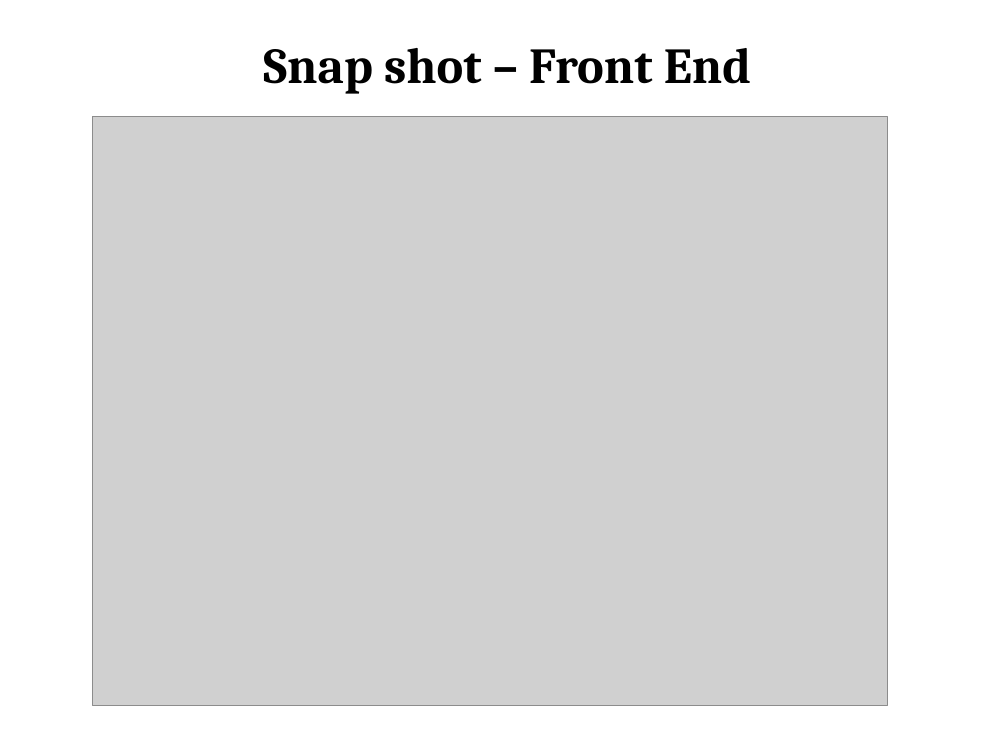
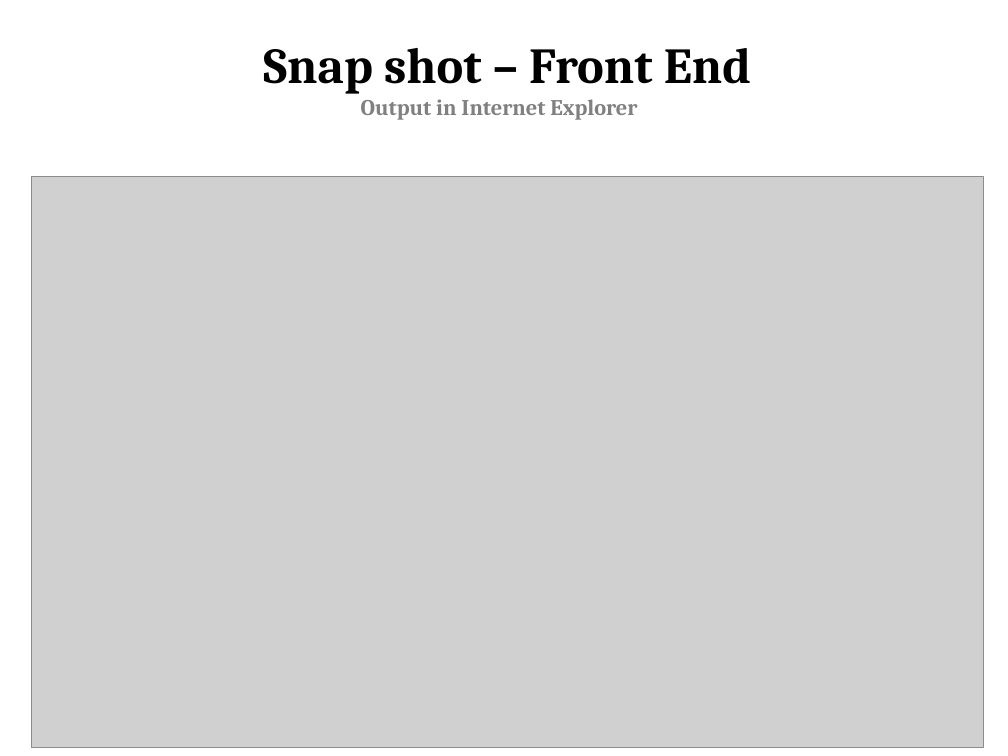
Before and after one commit to Shanmugaks/DTA, a slide deck: slide 12 of Documents/Shanmuga_Assignment.pptx (slide 11 before the commit). Drawn at 1008x756 pixels with LibreOffice and Linux fonts; fonts in the diff are those of the drawing; grey boxes stand for pictures. Boxes give left, top, right and bottom in pixels: in the first picture for what was removed or moved away, otherwise in the second. Text is boxed around its words. In the diff, an @@ line names an element or a change of style, - is before the commit and + after.

```diff
--- a/Documents/Shanmuga_Assignment.pptx
+++ b/Documents/Shanmuga_Assignment.pptx
@@ text added at (361,99,637,120), 16 pt, text #808080, bold @@
+Output in Internet Explorer
@@ picture: place and size @@
-picture at (93,117,888,706)
+picture at (31,176,983,748)
```
Also in this commit, not shown: 9 other slides changed, 4 slides added.
